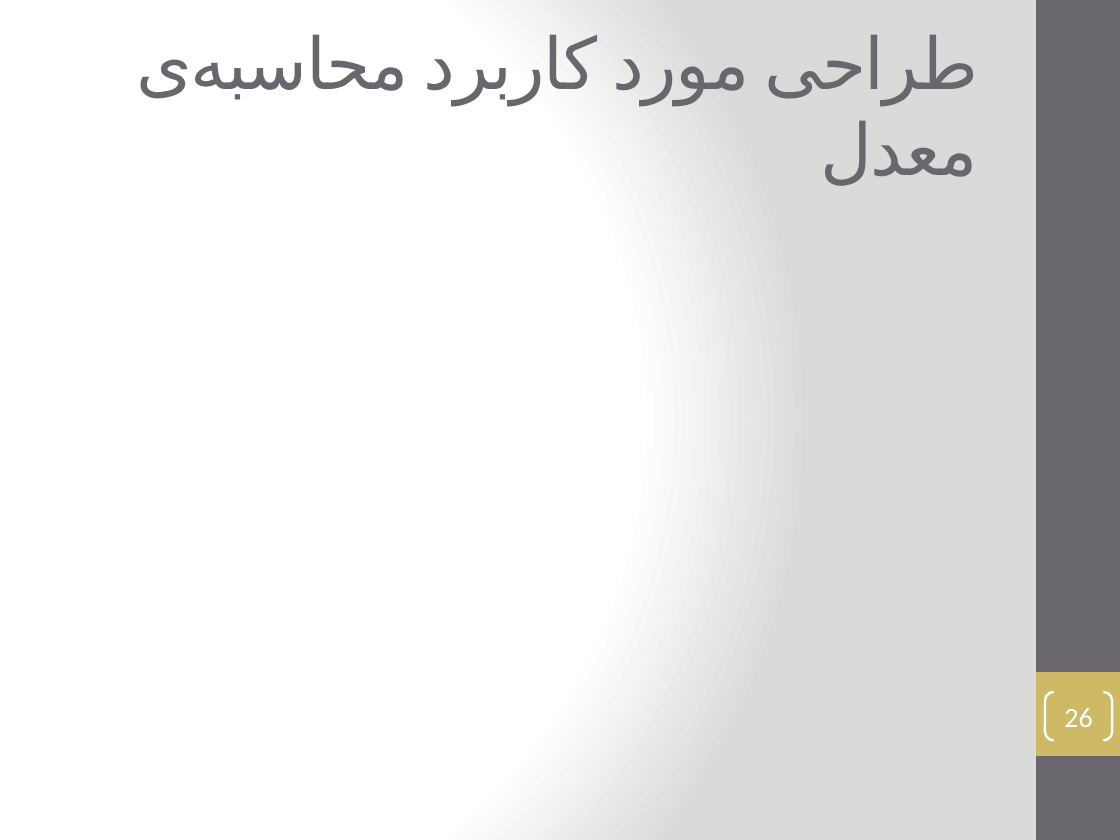
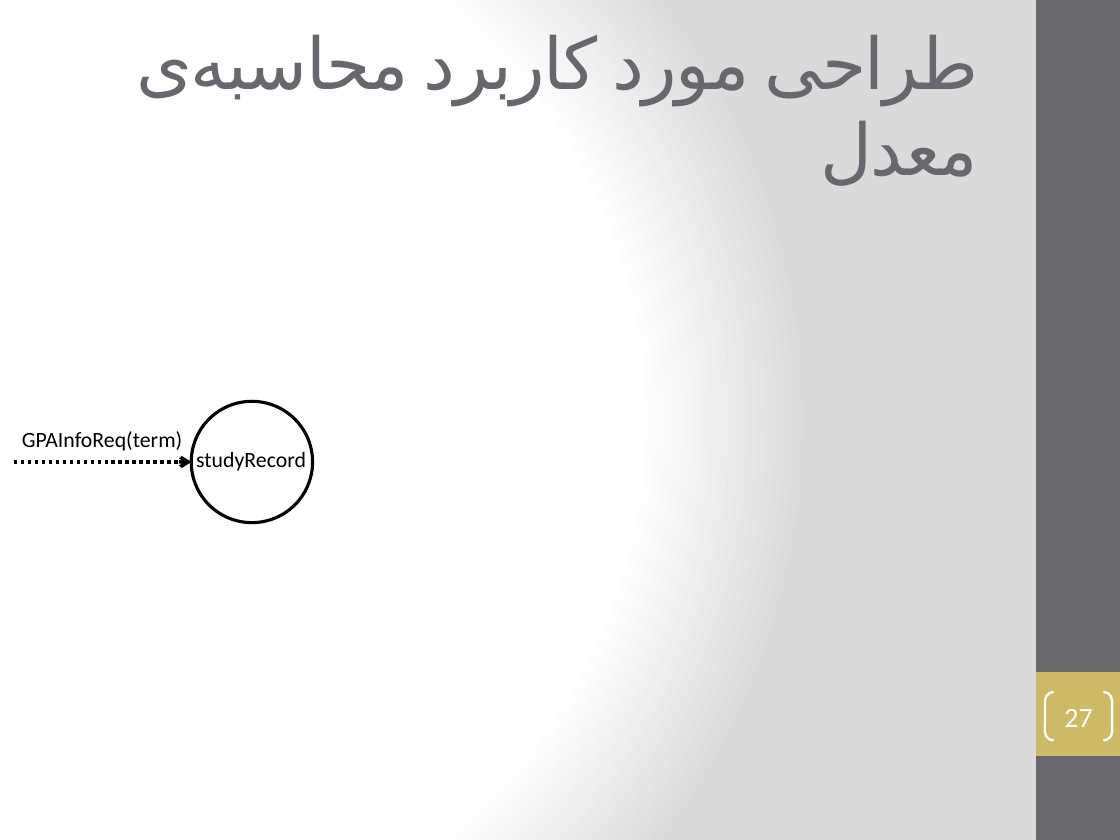
Before and after one commit to vidvid/Presentation, a slide deck: slide 27 of Thesis-Zoghi.pptx (slide 26 before the commit). Drawn at 1120x840 pixels with LibreOffice and Linux fonts; fonts in the diff are those of the drawing. Boxes give left, top, right and bottom in pixels: in the first picture for what was removed or moved away, otherwise in the second. Text is boxed around its words. In the diff, an @@ line names an element or a change of style, - is before the commit and + after.

```diff
--- a/Thesis-Zoghi.pptx
+++ b/Thesis-Zoghi.pptx
@@ ellipse added at (192, 401, 312, 522), fill #FFFFFF, outline #000000 2 pt @@
@@ text added at (22, 431, 182, 451), 14 pt, text #000000 @@
+GPAInfoReq(term)
@@ arrow added from (13, 461) to (192, 461), #000000 2.25 pt dashed @@
@@ text added at (196, 452, 306, 471), 14 pt, text #000000 @@
+studyRecord
@@ page number at (1064, 709, 1092, 727): text changed @@
-26
+27
```
Also in this commit, not shown: 4 other slides changed, 31 slides added, 1 slide removed, 17 other files.
